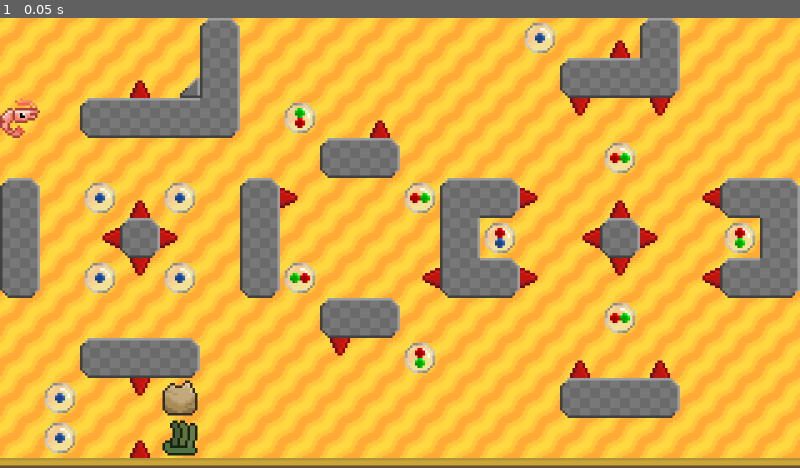
Above: before the commit, frame 1.
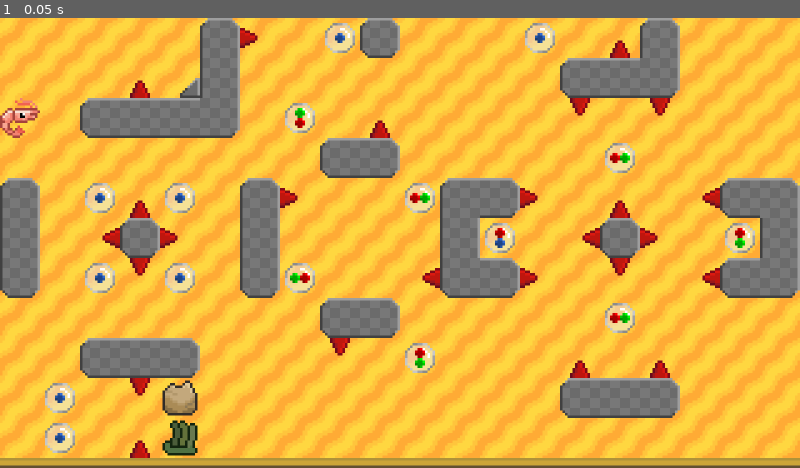
Above: after the commit, the same moment.

Repository: tripodsan/ggj-2025-bubbles
Game: Godot game, scene res://levels/level0_burst.tscn
Two runs of this game, one before a commit and one after it. Both use one fixed random seed, a clock stepped at 60 frames per second and the inputs below. This scene is started directly instead of the project's main scene.
Inputs:
- Up to frame 1 (0.05 s): no input

The runs differ from the first frame. In frame 1, 0.7% of the frame differs, in the area x 30-50%, y 0-9%.

Commit message:
fix bursting

Diff:
--- a/levels/level0_burst.tscn
+++ b/levels/level0_burst.tscn
@@ -12,7 +12,7 @@
 metadata/_edit_lock_ = true
 
 [node name="walls" type="TileMapLayer" parent="."]
-tile_map_data = PackedByteArray("AAAAAAUAAAAAAAEAAAAAAAYAAAA …(992 unchanged characters)… AAAAAAAAQAAAAAAAAAAAAAAAPAAAAAAADAAQAAAA=")
+tile_map_data = PackedByteArray("AAAAAAUAAAAAAAEAAAAAAAYAAAA …(992 unchanged characters)… AAAAAAAAQAAAAAAAAAAAAAAAPAAAAAAADAAQAAAAGAAAAAAAAAAQAAAAJAAAAAAAAAAMAAAA=")
 tile_set = ExtResource("1_ebvsr")
 metadata/_edit_lock_ = true
 
@@ -53,6 +53,17 @@
 state = 4
 dir = 2
 
+[node name="w_blue13" parent="." instance=ExtResource("2_r03qf")]
+position = Vector2(136, 8)
+state = 1
+dir = 2
+metadata/_edit_group_ = true
+
+[node name="blue3" parent="w_blue13" instance=ExtResource("2_r03qf")]
+type = 3
+state = 4
+dir = 2
+
 [node name="w_blue6" parent="." instance=ExtResource("2_r03qf")]
 position = Vector2(72, 72)
 state = 1
--- a/scripts/bubble.gd
+++ b/scripts/bubble.gd
@@ -123,14 +123,15 @@
     right.position = Global.DIRS[(dir + 1)%4] * 2 - (Global.DIRS[dir] * 8 if half_step else Vector2i.ZERO)
 
 func tick_prepare(world:World)->void:
-  if state == State.BOUNCING || state == State.ABSORBING:
+  var was_bouncing = state == State.BOUNCING
+  if was_bouncing || state == State.ABSORBING:
     state = State.MOVING
   super(world)
   next_child = null
   half_step = false
 
   # check if bubble is on a spike
-  if (state != State.BURSTING) && world.get_type(pos) == &"spike":
+  if (state != State.BURSTING && !was_bouncing) && world.get_type(pos) == &"spike":
     next_state = Bubble.State.BURSTING
     processed = true
 
@@ -185,16 +186,16 @@
       r.dir = (dir + 1) % 4
       r.next_dir = r.dir
     else:
-      if (tick_dir + dir) % 4 < 2:
+      if (tick_dir + 1) % 4 == dir:
+        r.dir = dir
+        r.next_dir = r.dir
+        l.dir = tick_dir
+        l.next_dir = l.dir
+      else:
         l.dir = dir
         l.next_dir = l.dir
         r.dir = tick_dir
         r.next_dir = r.dir
-      else:
-        r.dir = dir
-        r.next_dir = r.dir
-        l.dir = tick_dir
-        l.next_dir = l.dir
     l.tick_move(world)
     r.tick_move(world)
 
